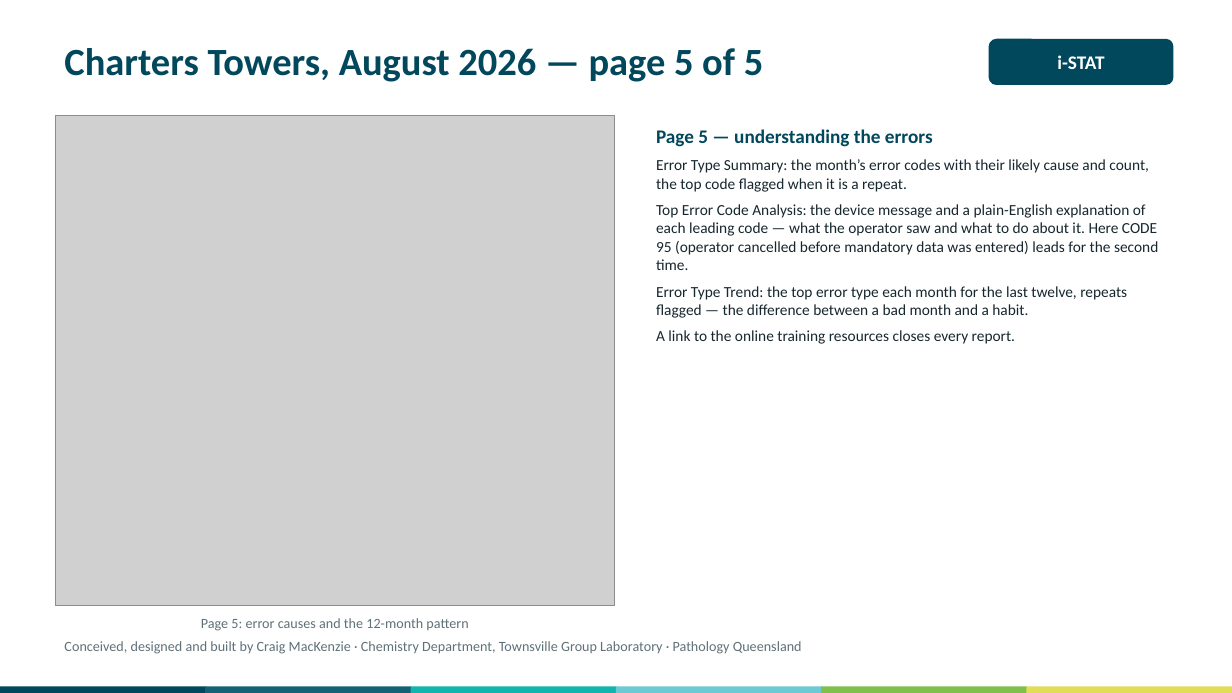
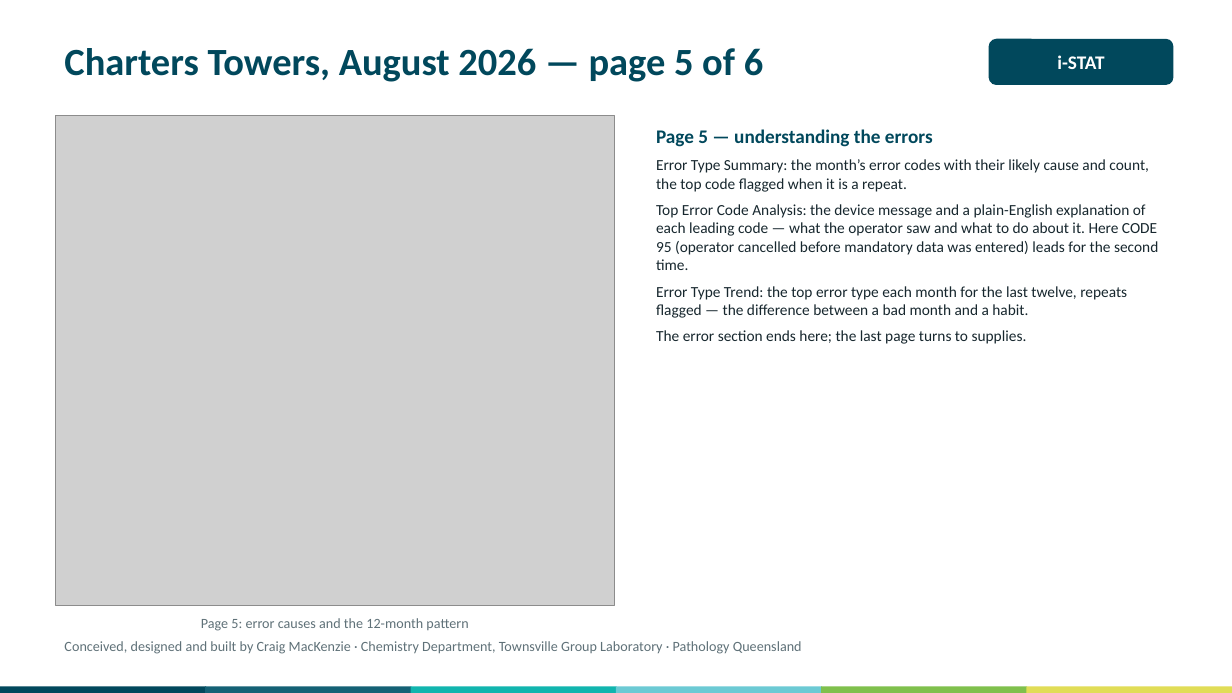
Before and after one commit to swornsealed/Report-app, a slide deck: slide 6 of PQ_Report_Generator_Overview_for_Managers_iSTAT.pptx. Drawn at 1232x693 pixels with LibreOffice and Linux fonts; fonts in the diff are those of the drawing; grey boxes stand for pictures. Boxes give left, top, right and bottom in pixels: in the first picture for what was removed or moved away, otherwise in the second. Text is boxed around its words. In the diff, an @@ line names an element or a change of style, - is before the commit and + after.

```diff
--- a/PQ_Report_Generator_Overview_for_Managers_iSTAT.pptx
+++ b/PQ_Report_Generator_Overview_for_Managers_iSTAT.pptx
@@ text at (64,48,763,82): text changed @@
-Charters Towers, August 2026 — page 5 of 5
+Charters Towers, August 2026 — page 5 of 6
@@ text at (656,330,1027,344): text changed @@
-A link to the online training resources closes every report.
+The error section ends here; the last page turns to supplies.
```
Also in this commit, not shown: 2 other slides changed, 1 slide added, 10 other files.
